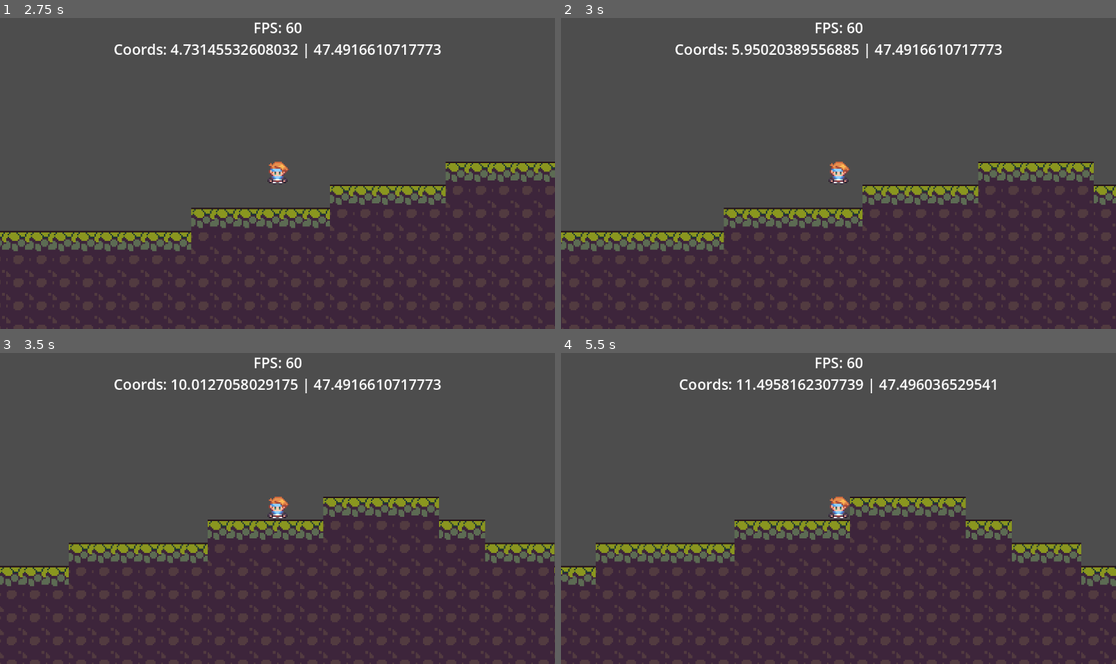
Above: before the commit, frames 1-4 (two rows, left to right).
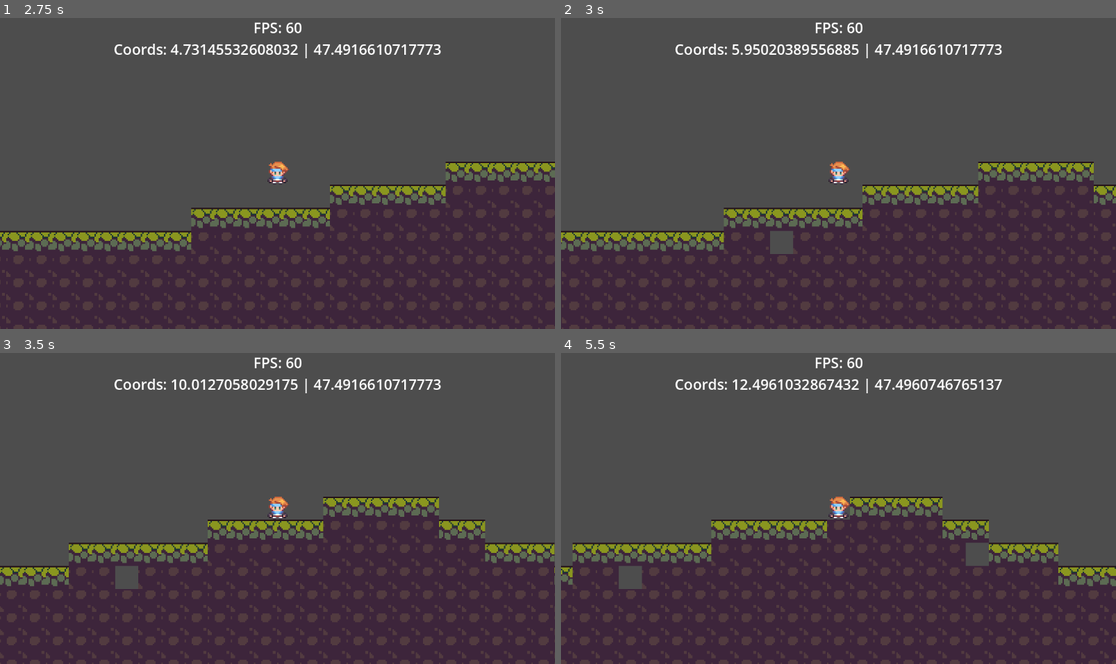
Above: after the commit, the same moments.

Repository: NeyZzO/procedural_game
Game: Godot game, scene res://scenes/game.tscn
Same seed, same stepped clock (60 frames per second), same inputs: the game is played once before the commit and once after it.
Inputs (mouse positions are in pixels of both pictures, inside the frame that each line leads up to):
- Up to frame 1 (2.75 s): move the mouse to (399, 157) at 0.52 s; hold D (right) 0.53-2.03 s; click (399, 157) at 0.6 s; tap Space (jump) at 0.77, 1.52 s; move the mouse to (166, 189) at 1.27 s; tap Shift (sprint) at 1.35 s; click (166, 189) at 1.55 s; move the mouse to (333, 105) at 2.02 s; hold A (left) from 2.03 s (still down); tap K (switch_mode) at 2.1 s; click (333, 105) at 2.3 s
- Up to frame 2 (3 s): move the mouse to (810, 235) at 2.77 s; release A (left) at 2.78 s; hold D (right) from 2.78 s (still down); click (810, 235) at 2.85 s
- Up to frame 3 (3.5 s): keep holding D (right); tap Space (jump) at 3.02 s
- Up to frame 4 (5.5 s): move the mouse to (1005, 555) at 3.52 s; click (1005, 555) at 3.6 s; tap Space (jump) at 3.77, 4.52 s; move the mouse to (672, 461) at 4.27 s; release D (right) at 4.28 s; hold A (left) 4.28-5.03 s; tap Shift (sprint) at 4.35 s; click (672, 461) at 4.55 s; move the mouse to (866, 508) at 5.02 s; hold D (right) from 5.03 s (still down); tap K (switch_mode) at 5.1 s; click (866, 508) at 5.3 s

Frame 1 is identical in both runs. In frame 2, 0.2% of the frame differs, in the area x 37-42%, y 68-76%; in frame 3, 0.2%; in frame 4, 4.4%, in the area x 2-94%, y 8-76%.

Commit message:
Started working on breaking system

Diff:
--- a/project.godot
+++ b/project.godot
@@ -60,6 +60,16 @@
 "events": [Object(InputEventKey,"resource_local_to_scene":false,"resource_name":"","device":-1,"window_id":0,"alt_press …(192 unchanged characters)…
 ]
 }
+action1={
+"deadzone": 0.5,
+"events": [null, Object(InputEventMouseButton,"resource_local_to_scene":false,"resource_name":"","device":-1,"window_id":0,"alt_pressed":false,"shift_pressed":false,"ctrl_pressed":false,"meta_pressed":false,"button_mask":1,"position":Vector2(71, 15),"global_position":Vector2(80, 61),"factor":1.0,"button_index":1,"canceled":false,"pressed":true,"double_click":false,"script":null)
+]
+}
+action2={
+"deadzone": 0.5,
+"events": [Object(InputEventMouseButton,"resource_local_to_scene":false,"resource_name":"","device":-1,"window_id":0,"alt_pressed":false,"shift_pressed":false,"ctrl_pressed":false,"meta_pressed":false,"button_mask":2,"position":Vector2(198, 12),"global_position":Vector2(207, 58),"factor":1.0,"button_index":2,"canceled":false,"pressed":true,"double_click":false,"script":null)
+]
+}
 
 [rendering]
 
--- a/scripts/map.gd
+++ b/scripts/map.gd
@@ -1,12 +1,12 @@
 extends TileMap
-
-var noise: FastNoiseLite = FastNoiseLite.new();
-
-# Called when the node enters the scene tree for the first time.
-func _ready() -> void:
-	pass # Replace with function body.
 
 
 # Called every frame. 'delta' is the elapsed time since the previous frame.
 func _process(delta: float) -> void:
-	pass
+	# Listen to mouse click, if clicks on a block remove the block;
+	if Input.is_action_just_pressed("action1"):
+		var mouse_pos: Vector2 = get_global_mouse_position();
+		var cell_pos: Vector2i = mouse_pos / 16;
+		if cell_pos.x <= 0: cell_pos.x -= 1;
+		print(cell_pos);
+		set_cell(0, cell_pos, 0, Vector2i(-1, -1), 0);
